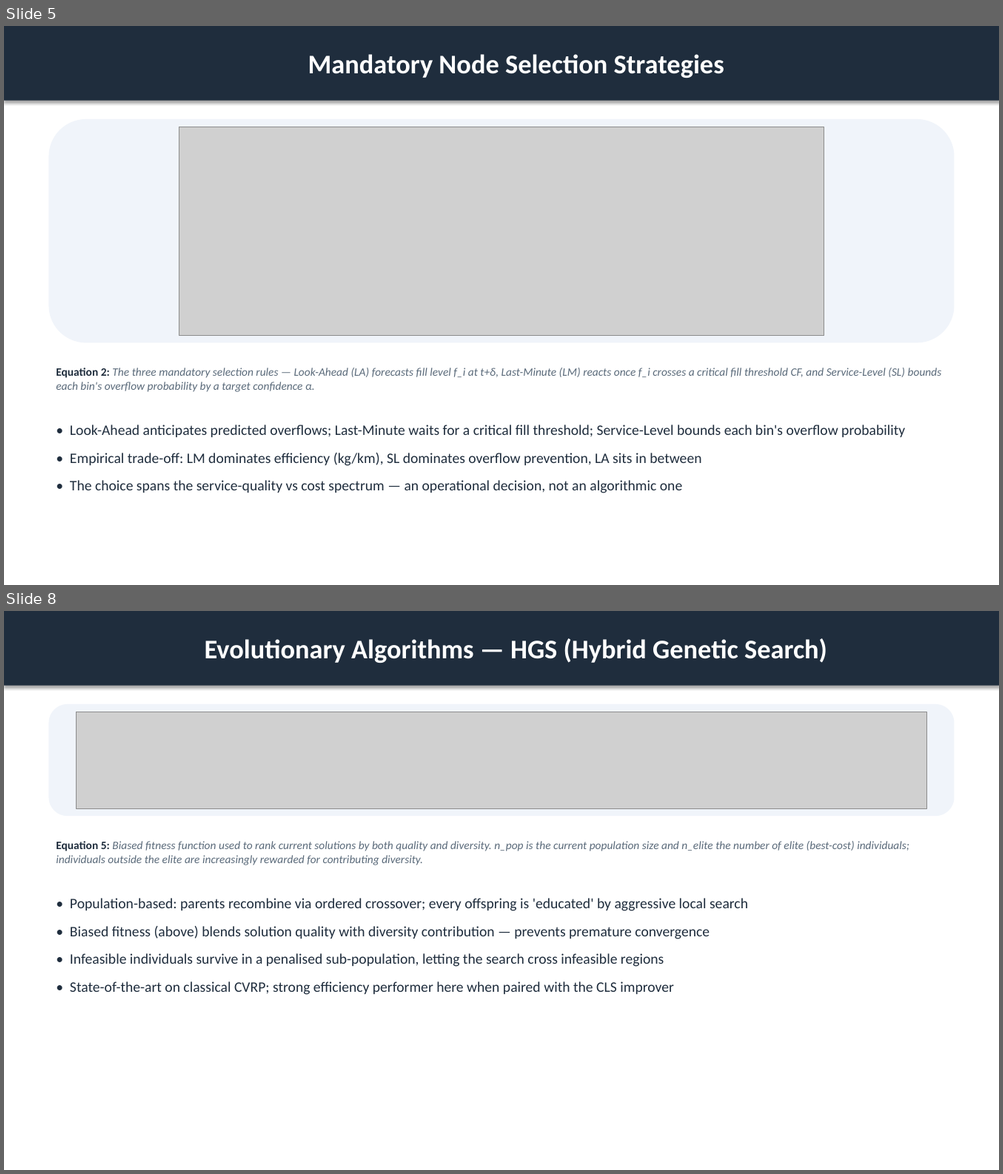
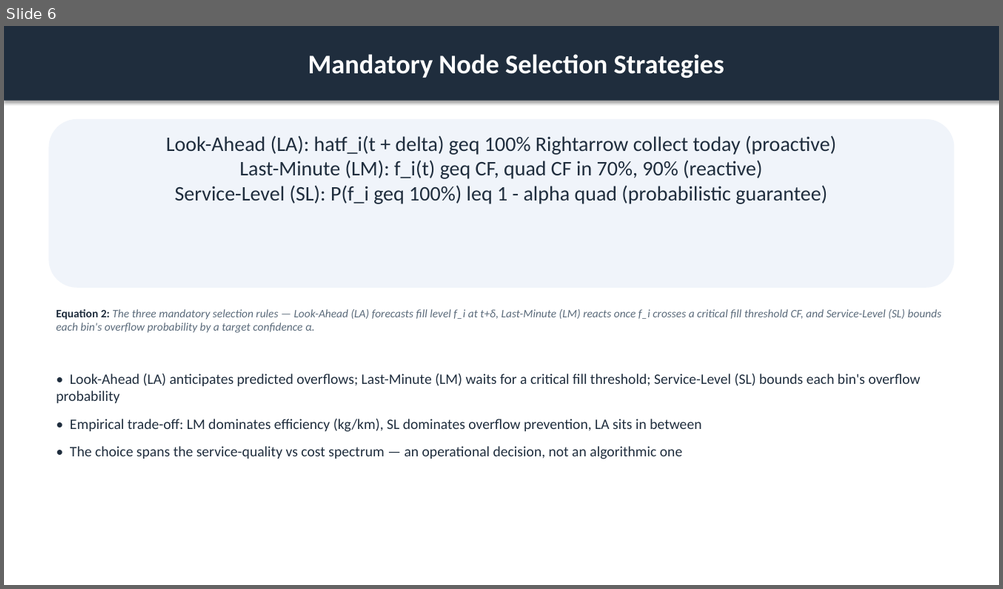
Before and after one commit to ACFHarbinger/WSmartPlus-Route, a slide deck: assets/windows/wsmart_route_results.pptx. Shown one above the other, each under a label of ours: slides 5 and 8 before the commit, slide 6 after it; the slides between them are not shown. The pictures are 1003x1174 and 1003x589 pixels, drawn with LibreOffice and Linux fonts; fonts in the diff are those of the drawing; grey boxes stand for pictures. Boxes give left, top, right and bottom in pixels: in the first picture for what was removed or moved away, otherwise in the second. Text is boxed around its words. In the diff, an @@ line names an element or a change of style, - is before the commit and + after.

```diff
--- a/assets/windows/wsmart_route_results.pptx
+++ b/assets/windows/wsmart_route_results.pptx
@@ slide 8 removed at (x1=4, y1=611, x2=999, y2=1170), background #FFFFFF @@
@@ rectangle removed at (x1=4, y1=611, x2=999, y2=686) @@
-Evolutionary Algorithms — HGS (Hybrid Genetic Search)
@@ rounded rectangle removed at (x1=48, y1=704, x2=954, y2=816) @@
@@ picture removed at (x1=77, y1=712, x2=927, y2=809) @@
@@ text removed at (x1=56, y1=841, x2=909, y2=866) @@
-Equation 5: Biased fitness function used to rank current solutions by both quality and diversity. n_pop is the current population size and n_elite the number of elite (best-cost) individuals; individuals outside the elite are increasingly rewarded for contributing diversity.
@@ text removed at (x1=70, y1=898, x2=748, y2=995) @@
-• Population-based: parents recombine via ordered crossover; every offspring is 'educated' by aggressive local search
-• Biased fitness (above) blends solution quality with diversity contribution — prevents premature convergence
-• Infeasible individuals survive in a penalised sub-population, letting the search cross infeasible regions
-• State-of-the-art on classical CVRP; strong efficiency performer here when paired with the CLS improver
@@ what was slide 5 is now slide 6 @@
@@ slide 6 changed as well @@
@@ rounded rectangle resized from (x1=48, y1=119, x2=954, y2=343) to (x1=48, y1=119, x2=954, y2=288) @@
@@ text added at (x1=166, y1=136, x2=836, y2=204), 20 pt, text #1F2D3D @@
+Look-Ahead (LA): hatf_i(t + delta) geq 100% Rightarrow collect today (proactive)
+Last-Minute (LM): f_i(t) geq CF, quad CF in 70%, 90% (reactive)
+Service-Level (SL): P(f_i geq 100%) leq 1 - alpha quad (probabilistic guarantee)
@@ picture removed at (x1=179, y1=127, x2=824, y2=335) @@
@@ text "Equation 2: The three mandatory ..." moved from (x1=56, y1=368, x2=942, y2=392) to (x1=56, y1=309, x2=942, y2=333) @@
@@ text "• Look-Ahead (LA) anticipates predicted ..." moved from (x1=70, y1=425, x2=905, y2=494) to (x1=56, y1=374, x2=920, y2=460) @@
@@ text at (x1=56, y1=374, x2=920, y2=403): text changed @@
-• Look-Ahead anticipates predicted overflows; Last-Minute waits for a critical fill threshold; Service-Level bounds each bin's overflow probability
+• Look-Ahead (LA) anticipates predicted overflows; Last-Minute (LM) waits for a critical fill threshold; Service-Level (SL) bounds each bin's overflow probability
```
Also in this commit, not shown: 14 other slides changed, 5 slides added, 3 other slides removed, 46 other files.
